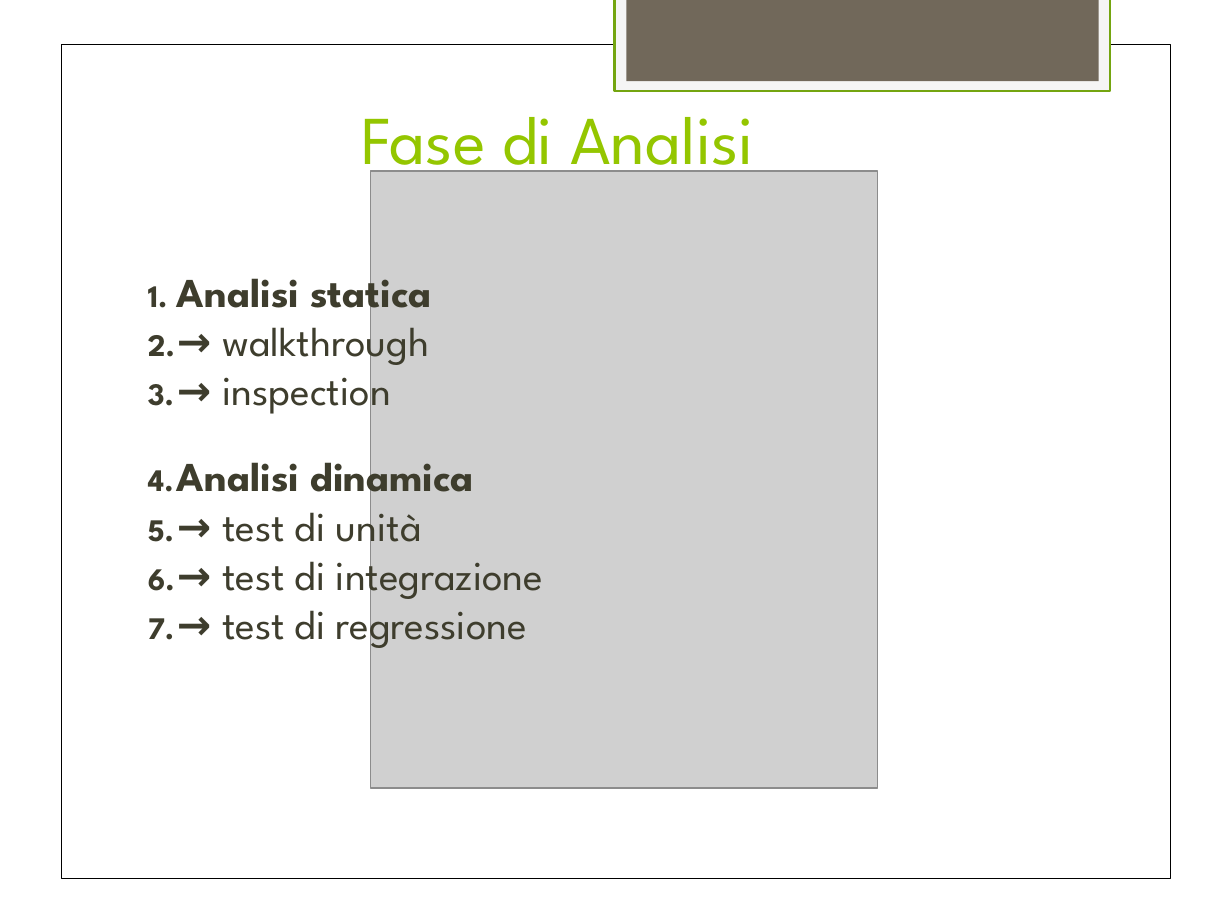
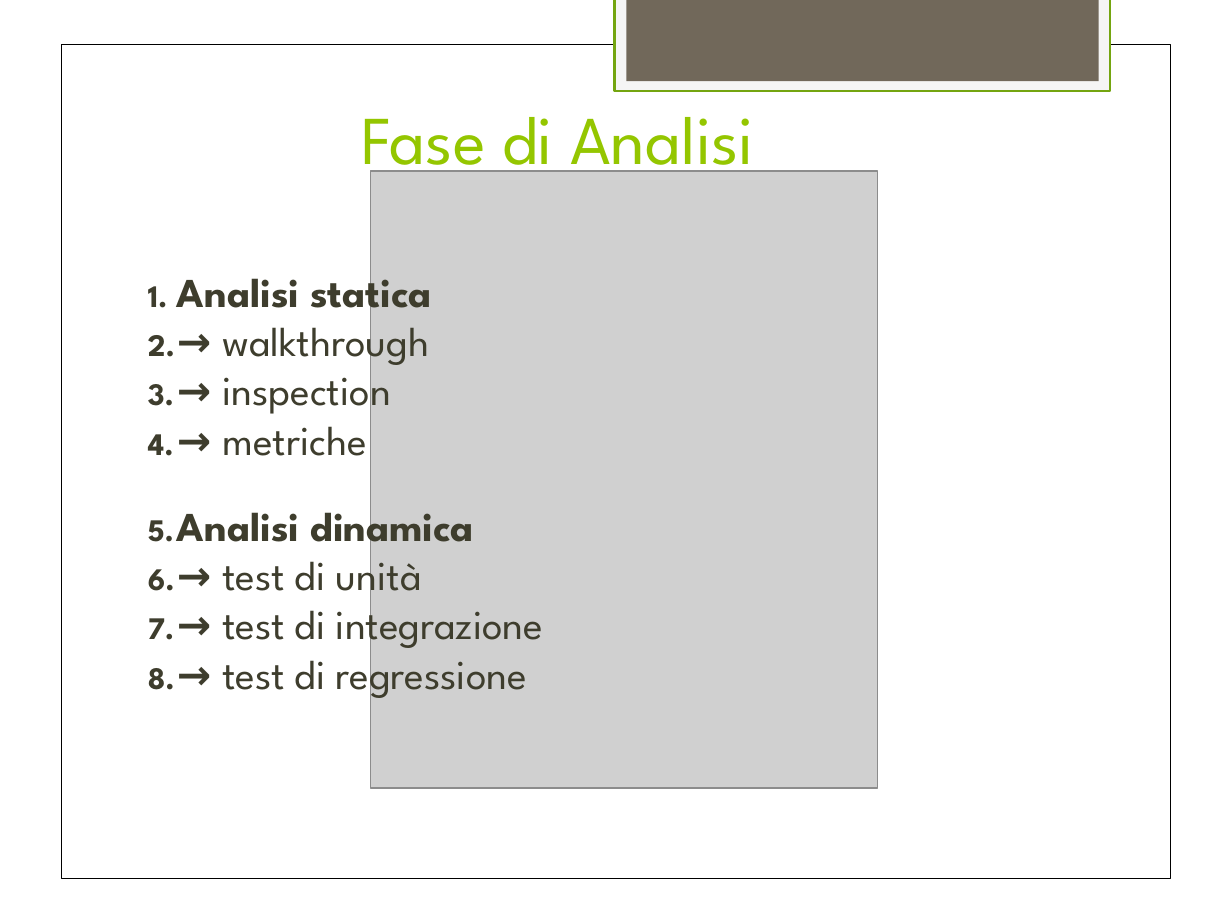
Before and after one commit to TeamCommitted/Team-Committed---Documenti, a slide deck: slide 3 of RQ/Esterni/presentazione/RP-Presentazione_w_mobile.pptx. Drawn at 1232x924 pixels with LibreOffice and Linux fonts; fonts in the diff are those of the drawing; grey boxes stand for pictures. Boxes give left, top, right and bottom in pixels: in the first picture for what was removed or moved away, otherwise in the second. Text is boxed around its words. In the diff, an @@ line names an element or a change of style, - is before the commit and + after.

```diff
--- a/RQ/Esterni/presentazione/RP-Presentazione_w_mobile.pptx
+++ b/RQ/Esterni/presentazione/RP-Presentazione_w_mobile.pptx
@@ text at (x1=222, y1=426, x2=367, y2=456): paragraph added @@
+4. → metriche
```
Also in this commit, not shown: 3 other files.
